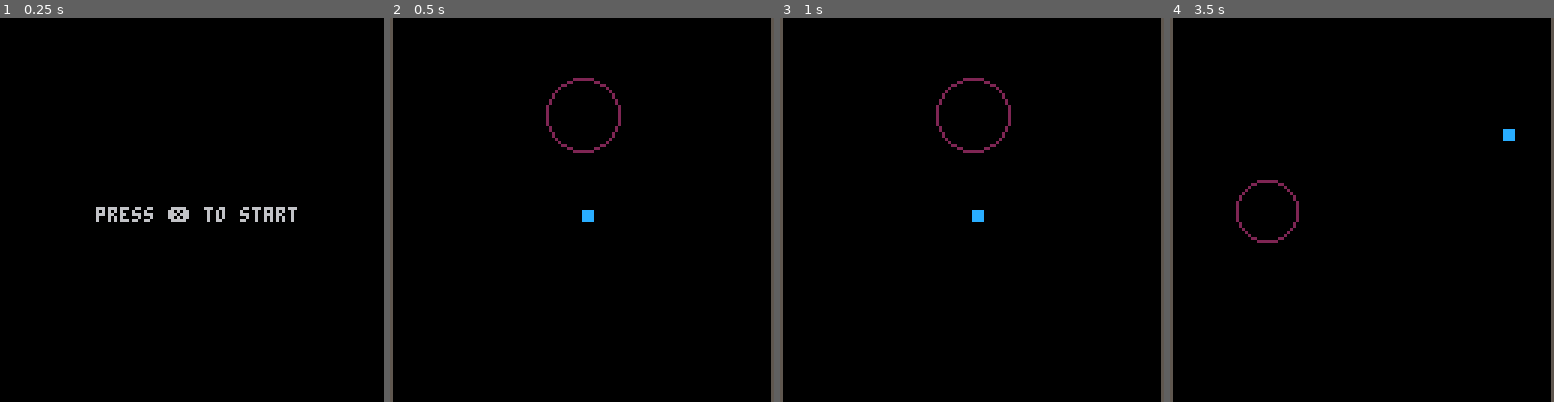
Above: before the commit, frames 1-4 (left to right).
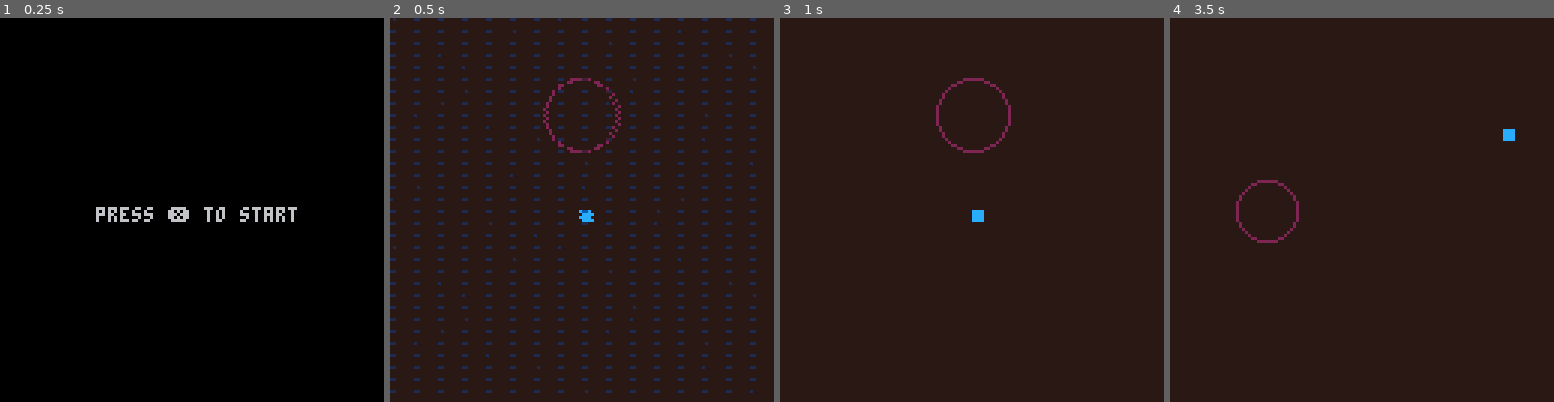
Above: after the commit, the same moments.

Repository: kastlev/tiny-shapes-and-beats
Game: PICO-8 cartridge tiny_beats_and_shapes.p8
Same seed, same stepped clock (60 frames per second), same inputs: the game is played once before the commit and once after it.
Inputs:
- Up to frame 1 (0.25 s): no input
- Up to frame 2 (0.5 s): tap X (X key) at 0.33 s
- Up to frame 3 (1 s): tap O (Z key) at 0.7 s
- Up to frame 4 (3.5 s): tap X (X key) at 1.07, 1.85, 2.97 s; hold Right 1.6-2.1 s; tap O (Z key) every 0.4 s from 1.7 to 3.3 s; hold Up 2.15-2.42 s; hold Right 2.47-3.03 s; hold Left from 3.08 s (still down)

Frame 1 is identical in both runs. In frame 2, 100% of the frame differs, in the area x 0-100%, y 0-100%; in frame 3, 99%; in frame 4, 100%.

Commit message:
add particles system

Diff:
--- a/src/enums.lua
+++ b/src/enums.lua
@@ -26,7 +26,8 @@
 
 --  dash parameters
 DASH_EXPLOSION_RADIUS = 6
-DASH_TRAIL_COLOR = 5
+DASH_EXPLOSION_COLOR = C_BLUE
+DASH_TRAIL_COLOR = C_DARK_GRAY
 DASH_TRAIL_OFFSET = 1
 
 -- hp damage mask params
@@ -45,4 +46,5 @@
 	shake_timer = SHAKE_DURATION
 	p.flash_damage_timer = p.flash_damage_timer_max
 	sfx(1)
+	spawn_damage_particles(p.x + p.w/2, p.y + p.h/2)
 end
--- a/src/main.lua
+++ b/src/main.lua
@@ -8,6 +8,7 @@
 
 	-- init
 	player_init()
+	particle_init()
 
 	-- timers
 	hitstop_timer = 0
@@ -34,6 +35,9 @@
 	end
 
 	player_update()
+	for p in all(ps) do
+		update_particle(p)
+	end
 	update_enemies()
 	update_patterns()
 end
@@ -55,8 +59,17 @@
 		camera(0, 0)
 	end
 
+	-- reset base
+	pal()
+
+	-- fondo: negro normal en memoria
+	bg_color = BG_COLOR_DEFAULT
+
+	-- screen palette base: negro -> negro secundario
+	pal(BG_COLOR_DEFAULT, BG_COLOR_DEFAULT + 128, 1)
+
+	-- flash daño: solo remapea colores extra
 	if p.flash_damage_timer > 0 then
-		pal(C_BLACK, C_BLACK + 128, 1)
 		pal(C_DARK_BLUE, C_DARK_BLUE + 128, 1)
 		pal(C_DARK_PINK, C_DARK_PINK + 128, 1)
 		pal(C_DARK_GREEN, C_DARK_GREEN + 128, 1)
@@ -70,41 +83,23 @@
 		pal(C_GREEN, C_GREEN + 128, 1)
 		pal(C_BLUE, C_BLUE + 128, 1)
 		pal(C_LAVENDER, C_LAVENDER + 128, 1)
-		pal(C_PINK, C_RED + 128, 1)
+		pal(C_PINK, C_PINK + 128, 1)
 		pal(C_PEACH, C_PEACH + 128, 1)
-		-- pal({[0]=128,129,130,131,132,133,134,135,136,137,138,139,140,141,142,143}, 1)
-	else
-		pal()
-	end
 
-	-- flash damage background color
-	if p.flash_damage_timer > 0 then
+		-- si quieres que el fondo también cambie durante daño, cambia bg_color aquí:
 		if p.flash_damage_timer_max - p.flash_damage_timer >= 0 then
 			bg_color = C_DARK_PINK
 		end
 		if p.flash_damage_timer_max - p.flash_damage_timer >= 4 then
 			bg_color = C_LAVENDER
 		end
-	else
-		bg_color = BG_COLOR_DEFAULT
 	end
 
 	cls(bg_color)
 
-	rectfill(0,0,0,127,C_DARK_GRAY)
-	rectfill(127,0,127,127,C_DARK_GRAY)
 	draw_enemies()
 	player_draw()
-
-	-- debug: check for pink collision
-	local offset = 1
-	local px, py = flr(p.x), flr(p.y)
-	local hit_left = pget(px - offset, py + p.h / 2) == C_PINK
-	local hit_right = pget(px + p.w + offset, py + p.h / 2) == C_PINK
-	local hit_top = pget(px + p.w / 2, py - offset) == C_PINK
-	local hit_bot = pget(px + p.w / 2, py + p.h + offset) == C_PINK
-
-	if hit_left or hit_right or hit_top or hit_bot then
-		print("pink collision! l:" .. (hit_left and 1 or 0) .. " r:" .. (hit_right and 1 or 0) .. " t:" .. (hit_top and 1 or 0) .. " b:" .. (hit_bot and 1 or 0), 0, 0, C_WHITE)
+	for p in all(ps) do
+		draw_particle(p)
 	end
 end
--- /dev/null
+++ b/src/particles.lua
@@ -0,0 +1,81 @@
+function particle_init()
+    ps = {}
+
+    particle_cols = {
+        7,
+        6,
+        12,
+        12,
+        13,
+    }
+
+    min_particles = 8
+    max_particles = 16
+
+    particle_min_vel = 0.8
+    particle_max_vel = 2.5
+
+    particle_min_life = 10
+    particle_max_life = 20
+
+    particle_gravity = 0.00
+end
+
+function spawn_particle(x, y)
+    local p = {}
+
+    p.x = x
+    p.y = y
+
+    local a = rnd()
+    local f = rnd(particle_max_vel - particle_min_vel) + particle_min_vel
+
+    p.vx = cos(a) * f
+    p.vy = sin(a) * f
+
+    p.life = rndb(particle_min_life, particle_max_life)
+    p.age = 0
+
+    p.col = particle_cols[1]
+
+    add(ps, p)
+end
+
+function spawn_damage_particles(x, y)
+    local n = rndb(min_particles, max_particles)
+
+    for i = 1, n do
+        spawn_particle(x, y)
+    end
+end
+
+function update_particle(p)
+    p.vy += particle_gravity
+
+    p.x += p.vx
+    p.y += p.vy
+
+    p.age += 1
+
+    if p.age >= p.life then
+        del(ps, p)
+        return
+    end
+
+    local t = p.age / p.life
+    local i = flr(t * #particle_cols) + 1
+    i = mid(1, i, #particle_cols)
+
+    p.col = particle_cols[i]
+end
+
+function draw_particle(p)
+    local ox = p.x - p.vx
+    local oy = p.y - p.vy
+    line(ox, oy, p.x, p.y, p.col)
+end
+
+function rndb(low, high)
+	local range = high - low + 1
+	return flr(rnd(range) + low)
+end
--- a/src/player.lua
+++ b/src/player.lua
@@ -219,9 +219,9 @@
 			local ey = p.dash_explosion_y - 1
 
 			if p.dash_timer > 1 then
-				circfill(ex, ey, r, C_BLUE)
+				circfill(ex, ey, r, DASH_EXPLOSION_COLOR)
 			else
-				circ(ex, ey, r, C_BLUE)
+				circ(ex, ey, r, DASH_EXPLOSION_COLOR)
 			end
 		end
 		-- dash trail: yellow echo of the sprite, offset behind the dash direction
@@ -269,10 +269,10 @@
 	-- half of the 8x8 cell
 
 	local quadrants = {
+		{ rx + half, ry }, -- top-right
+		{ rx + half, ry + half }, -- bottom-right
 		{ rx, ry + half }, -- bottom-left
-		{ rx + half, ry + half }, -- bottom-right
-		{ rx, ry }, -- top-left
-		{ rx + half, ry } -- top-right
+		{ rx, ry } -- top-left
 	}
 
 	local damage_count = p.hp_max - p.hp
@@ -295,22 +295,5 @@
 	-- draws with HP_DAMAGE_FX_SLOT, the effect reads as local to the quadrants.
 	if damage_count > 0 then
 		pal(HP_DAMAGE_FX_SLOT, HP_DAMAGE_FX_SLOT + 128, 1)
-	else
-		pal(1) -- reset ONLY the screen palette, leave draw palette untouched
-	end
-
-	-- local damage_count = p.hp_max - p.hp
-
-	-- for i = 1, damage_count do
-	-- 	local q = quadrants[i]
-	-- 	if q then
-	-- 		clip(q[1], q[2], half, half)
-	-- 		for c = 0, 15 do
-	-- 			pal(c, HP_DAMAGE_COLOR, 0)
-	-- 		end
-	-- 		spr(p.sp, rx, ry, 1, 1, p.flip_x, p.flip_y)
-	-- 		pal(0)
-	-- 		clip()
-	-- 	end
-	-- end
+	end
 end
--- a/tiny_beats_and_shapes.p8
+++ b/tiny_beats_and_shapes.p8
@@ -4,6 +4,7 @@
 #include src/enums.lua
 #include src/main.lua
 #include src/player.lua
+#include src/particles.lua
 #include src/enemies.lua
 #include src/patterns.lua
 #include src/levels.lua
